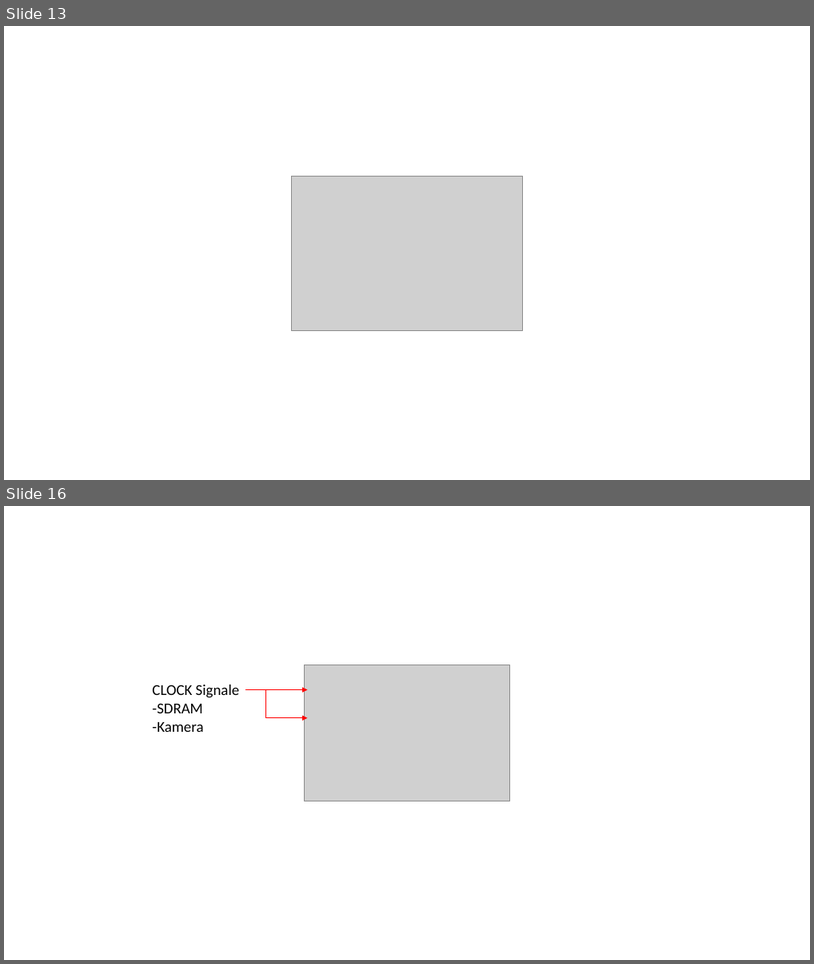
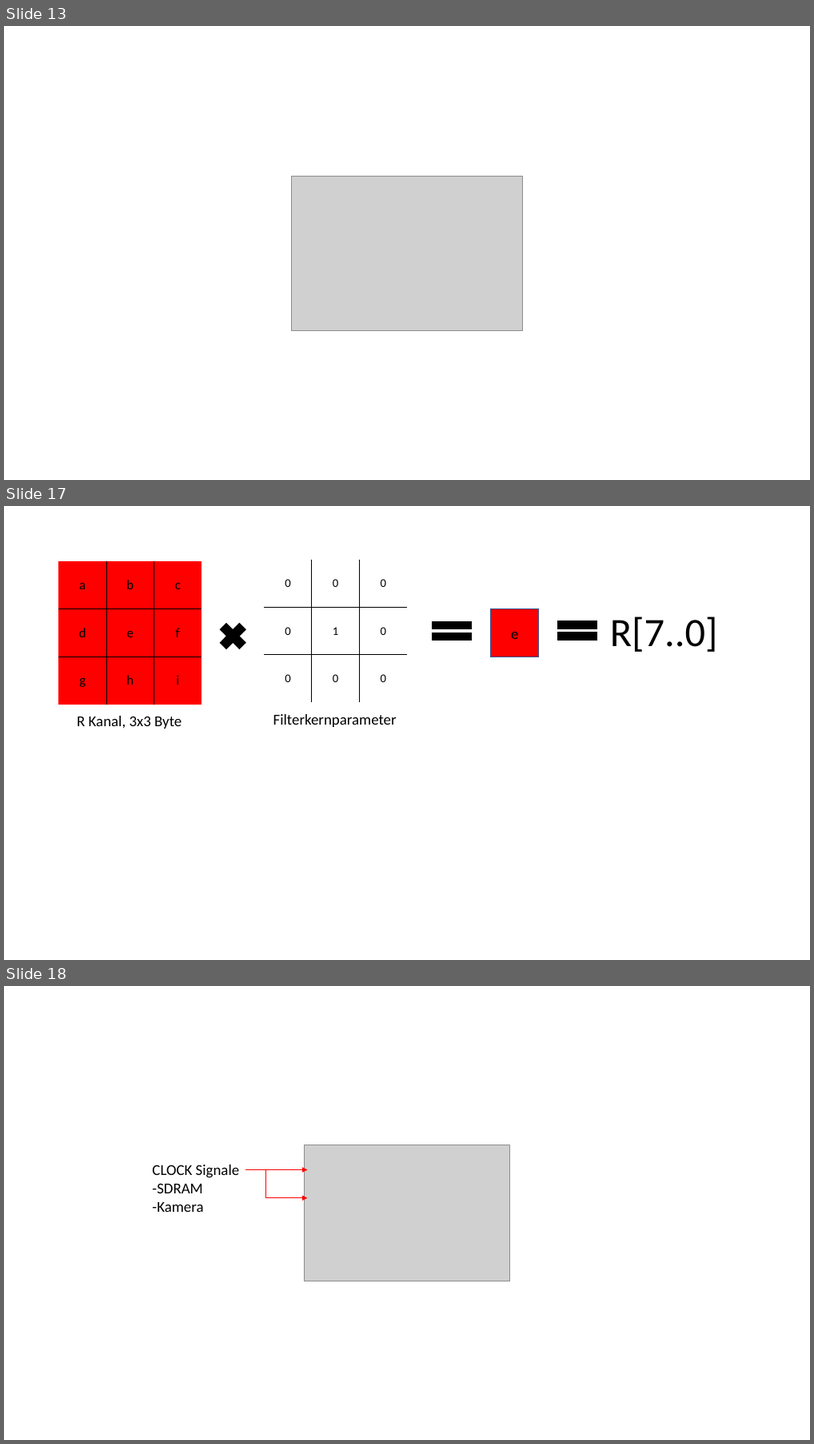
Before and after one commit to Chriss95De/Bachelors-Thesis-VHDL-Pattern-Detection, a slide deck: Dokumentation/Stand Oster/Grafiken.pptx. Shown one above the other, each under a label of ours: slides 13 and 16 before the commit, slides 13, 17 and 18 after it; the slides between them are not shown. The pictures are 814x964 and 814x1444 pixels, drawn with LibreOffice and Linux fonts; fonts in the diff are those of the drawing; grey boxes stand for pictures. Boxes give left, top, right and bottom in pixels: in the first picture for what was removed or moved away, otherwise in the second. Text is boxed around its words. In the diff, an @@ line names an element or a change of style, - is before the commit and + after.

```diff
--- a/Dokumentation/Stand Oster/Grafiken.pptx
+++ b/Dokumentation/Stand Oster/Grafiken.pptx
@@ slide 17 added at [4,506,810,960], background #FFFFFF @@
@@ table added at [59,562,202,704], 3 rows, 3 columns @@
+a | b | c
+d | e | f
+g | h | i
@@ table added at [264,560,407,702], 3 rows, 3 columns @@
+0 | 0 | 0
+0 | 1 | 0
+0 | 0 | 0
@@ cross added at [214,617,251,654], fill #000000, outline #000000 1 pt @@
@@ math equal added at [426,615,479,648], fill #000000, outline #000000 1 pt @@
@@ rectangle added at [491,609,539,656], fill #FF0000, outline #325491 1 pt, 18 pt, text #000000 @@
+e
@@ math equal added at [551,614,604,647], fill #000000, outline #000000 1 pt @@
@@ text added at [610,616,718,652], 48 pt, text #000000 @@
+R[7..0]
@@ text added at [77,716,182,728], 18 pt, text #000000 @@
+R Kanal, 3x3 Byte
@@ text added at [274,714,397,727], 18 pt, text #000000 @@
+Filterkernparameter
@@ what was slide 16 is now slide 18 @@
```
Also in this commit, not shown: 3 slides changed, 2 other slides added, 7 other files.
